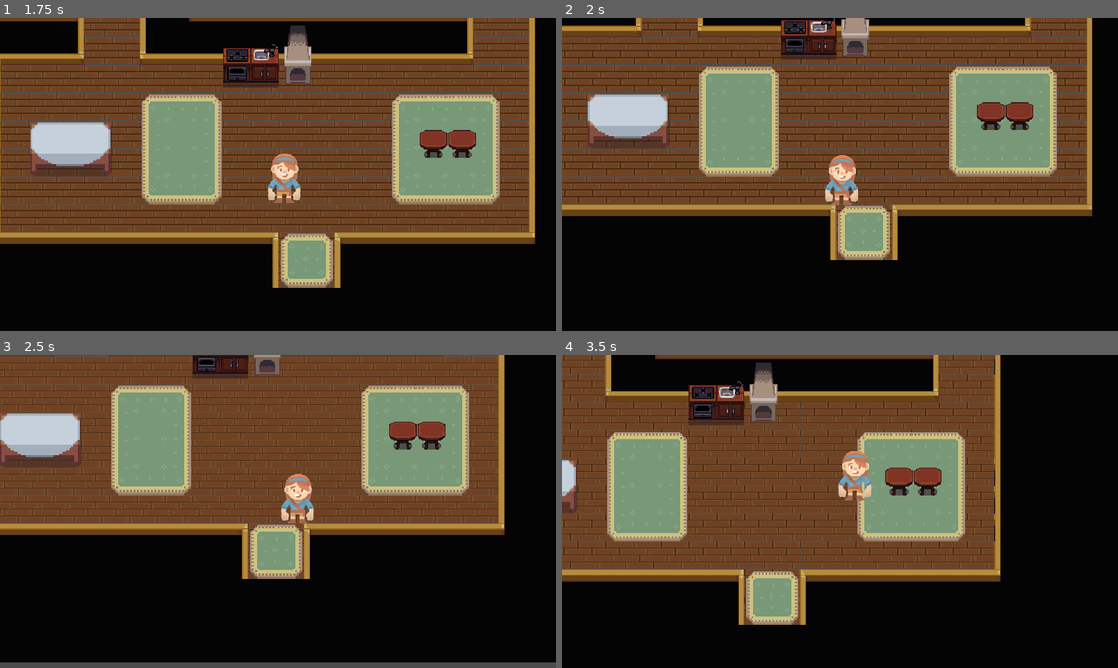
Above: before the commit, frames 1-4 (two rows, left to right).
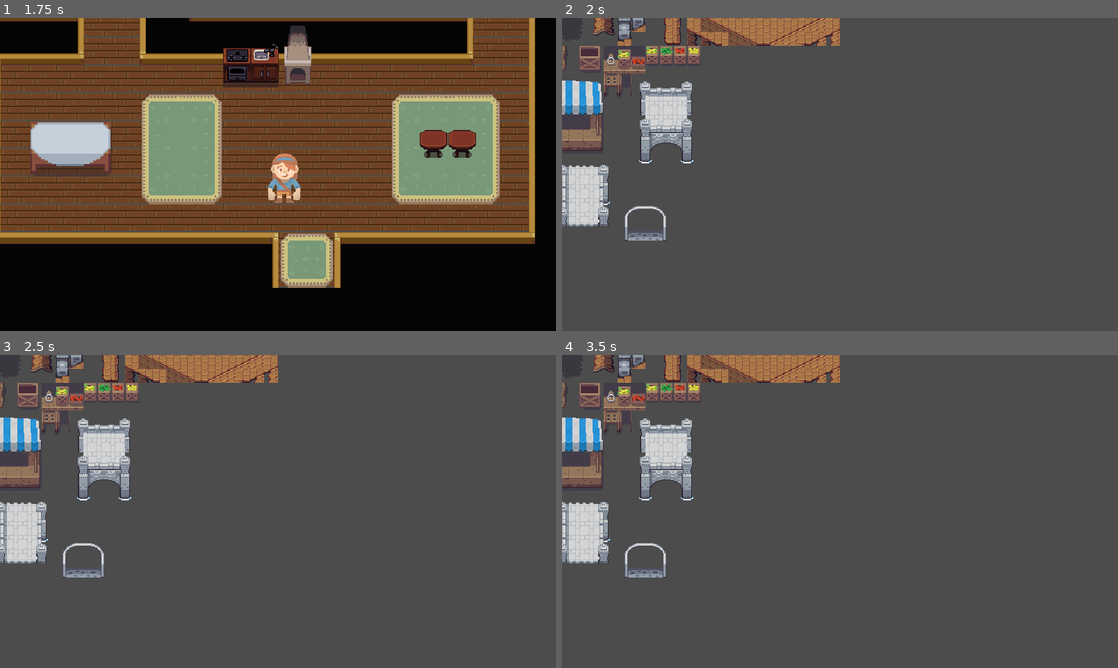
Above: after the commit, the same moments.

Repository: DiegoRutolo/TheLegendOfSibelius
Game: Godot game, scene res://world/cabana/CabanaInterior.tscn
The game is run twice, just before and just after one commit, with the same random seed, the same clock (stepped at 60 frames per second) and the same inputs.
Inputs:
- Up to frame 1 (1.75 s): tap Enter at 0.5 s; hold Right (ui_right) 0.53-1.28 s; hold Down (ui_down) from 1.28 s (still down)
- Up to frame 2 (2 s): keep holding Down (ui_down)
- Up to frame 3 (2.5 s): release Down (ui_down) at 2.03 s; hold Right (ui_right) from 2.03 s (still down)
- Up to frame 4 (3.5 s): release Right (ui_right) at 2.78 s; hold Up (ui_up) from 2.78 s (still down)

Frame 1 is identical in both runs. In frame 2, 97% of the frame differs, in the area x 0-100%, y 0-100%; in frame 3, 97%; in frame 4, 99%.

Commit message:
Creado componente portal

Diff:
--- /dev/null
+++ b/controls/Portal.gd
@@ -0,0 +1,17 @@
+extends Area2D
+
+export(PackedScene) var escena
+export(bool) var auto = true
+
+func _ready():
+	pass
+
+func _on_entered(area):
+	if auto:
+		cargar()
+
+func interact():
+	cargar()
+
+func cargar():
+	get_tree().change_scene_to(escena)
--- /dev/null
+++ b/controls/Portal.tscn
@@ -0,0 +1,15 @@
+[gd_scene load_steps=3 format=2]
+
+[ext_resource path="res://controls/Portal.gd" type="Script" id=1]
+
+[sub_resource type="RectangleShape2D" id=1]
+
+[node name="Portal" type="Area2D"]
+collision_layer = 4
+collision_mask = 2
+script = ExtResource( 1 )
+
+[node name="CollisionShape2D" type="CollisionShape2D" parent="."]
+shape = SubResource( 1 )
+[connection signal="area_entered" from="." to="." method="_on_entered"]
+[connection signal="body_entered" from="." to="." method="_on_entered"]
--- a/world/cabana/CabanaInterior.tscn
+++ b/world/cabana/CabanaInterior.tscn
@@ -1,10 +1,12 @@
-[gd_scene load_steps=24 format=2]
+[gd_scene load_steps=26 format=2]
 
 [ext_resource path="res://sprites/interior.png" type="Texture" id=1]
 [ext_resource path="res://sprites/Inner.png" type="Texture" id=2]
 [ext_resource path="res://actors/player/Player.tscn" type="PackedScene" id=3]
 [ext_resource path="res://world/objetos/Mesita.tscn" type="PackedScene" id=4]
 [ext_resource path="res://world/objetos/lareira/Lareira.tscn" type="PackedScene" id=5]
+[ext_resource path="res://controls/Portal.tscn" type="PackedScene" id=6]
+[ext_resource path="res://world/cabana/Cabanajardin.tscn" type="PackedScene" id=7]
 
 [sub_resource type="TileSet" id=1]
 0/name = "interior.png 0"
@@ -648,3 +650,8 @@
 limit_right = 750
 limit_bottom = 650
 smoothing_enabled = true
+
+[node name="Portal" parent="." instance=ExtResource( 6 )]
+position = Vector2( 351, 430 )
+scale = Vector2( 3.27769, 1.82191 )
+escena = ExtResource( 7 )
--- /dev/null
+++ b/world/cabana/Cabanajardin.tscn
@@ -0,0 +1,8 @@
+[gd_scene load_steps=2 format=2]
+
+[ext_resource path="res://sprites/Overworld.png" type="Texture" id=1]
+
+[node name="Cabanajardin" type="Node2D"]
+
+[node name="Sprite" type="Sprite" parent="."]
+texture = ExtResource( 1 )
